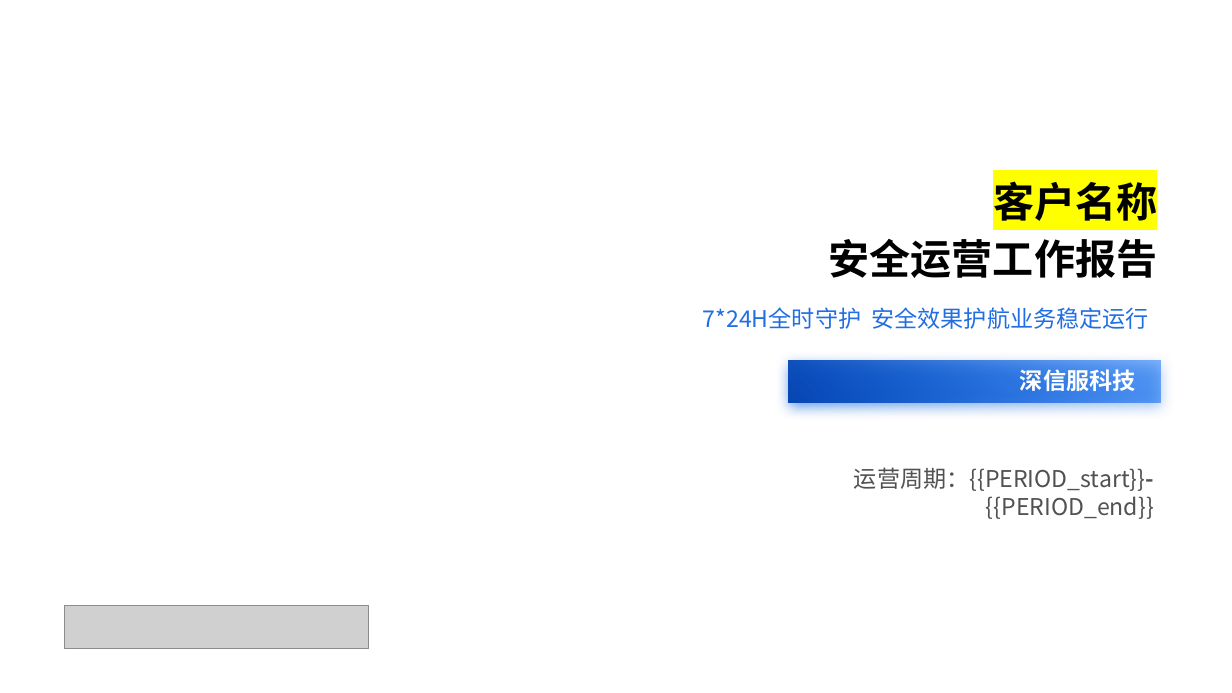
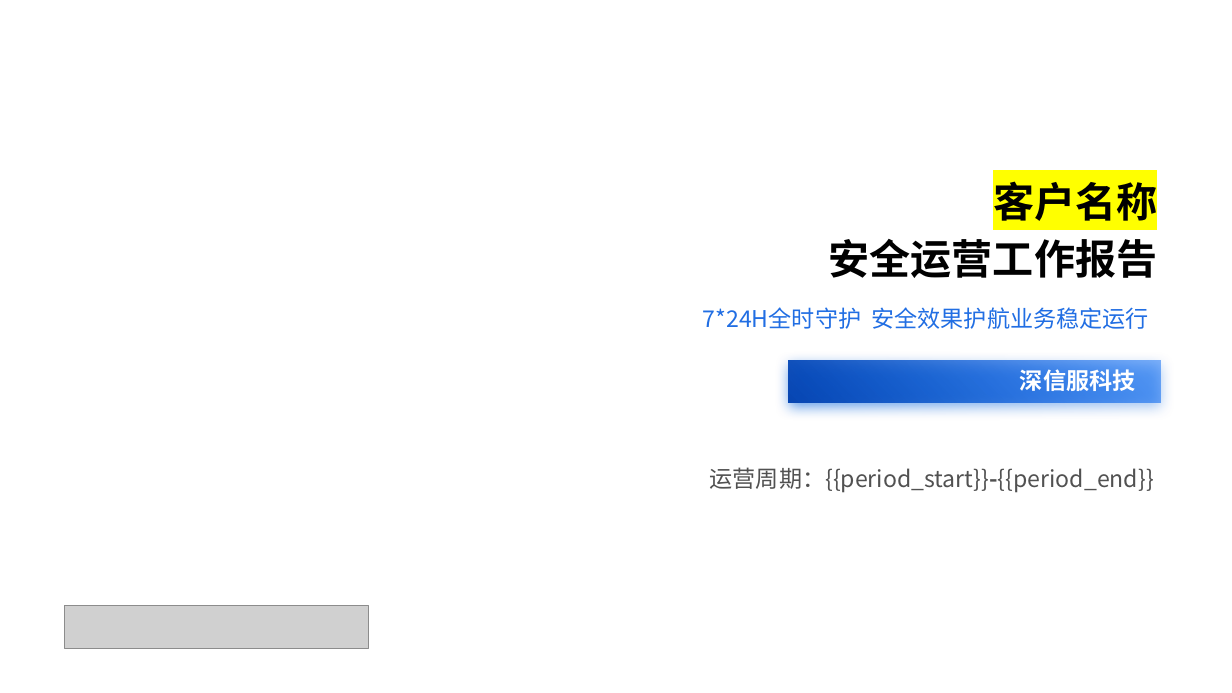
Before and after one commit to Xupai2022/report-generation, a slide deck: slide 1 of mss_ai_ppt_sample_assets/backend/data/templates/经典模板.pptx. Drawn at 1232x693 pixels with LibreOffice and Linux fonts; fonts in the diff are those of the drawing; grey boxes stand for pictures; background and template pictures are left out. Boxes give left, top, right and bottom in pixels: in the first picture for what was removed or moved away, otherwise in the second. Text is boxed around its words. In the diff, an @@ line names an element or a change of style, - is before the commit and + after.

```diff
--- a/mss_ai_ppt_sample_assets/backend/data/templates/经典模板.pptx
+++ b/mss_ai_ppt_sample_assets/backend/data/templates/经典模板.pptx
@@ text at <box>710,467,1154,493</box>: text changed @@
-运营周期：{{PERIOD_start}}-{{PERIOD_end}}
+运营周期：{{period_start}}-{{period_end}}
```
Also in this commit, not shown: 8 other slides changed, 9 other files.
